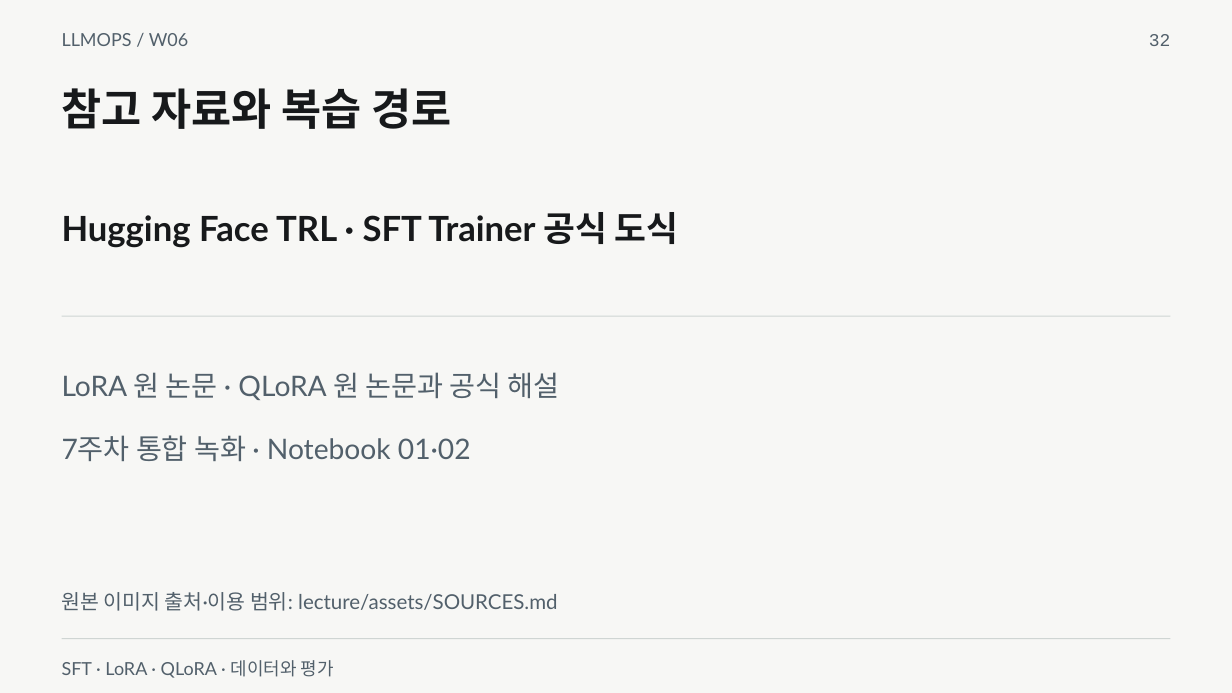
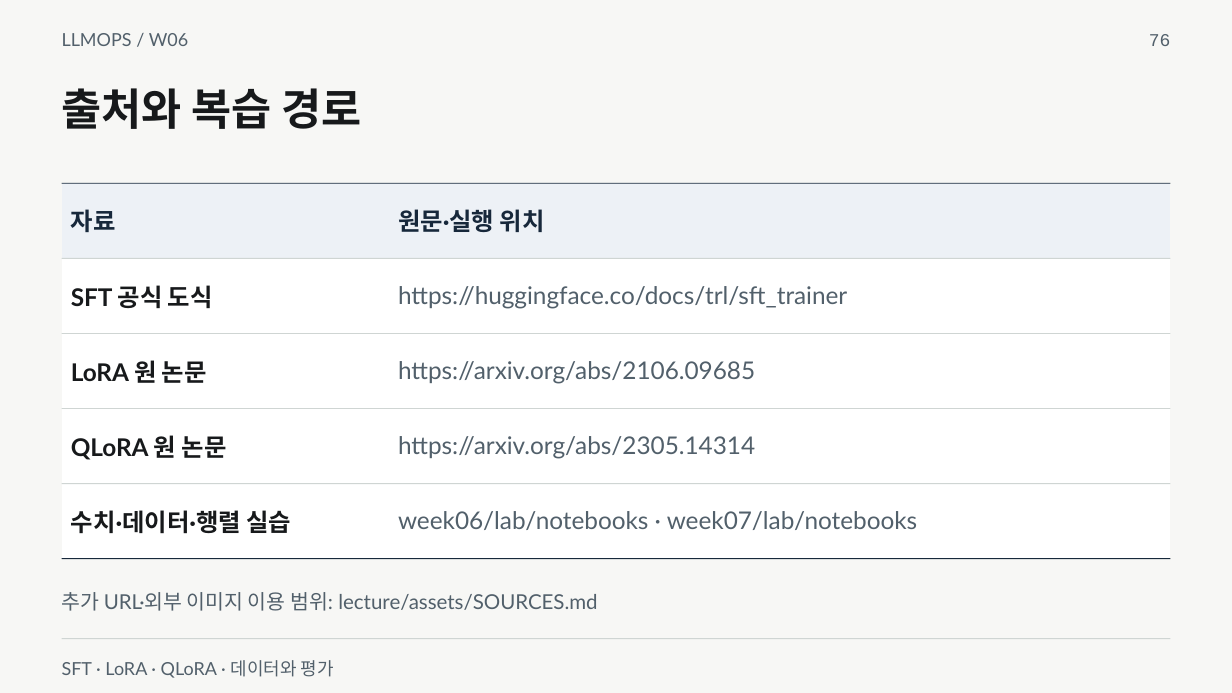
Before and after one commit to smilesjcha/llmops-16week, a slide deck: slide 76 of week06/lecture/06_week6_sft_lora_reference.pptx (slide 32 before the commit). Drawn at 1232x693 pixels with LibreOffice and Linux fonts; fonts in the diff are those of the drawing. Boxes give left, top, right and bottom in pixels: in the first picture for what was removed or moved away, otherwise in the second. Text is boxed around its words. In the diff, an @@ line names an element or a change of style, - is before the commit and + after.

Commit message:
Expand Week06 to 76 slides with worked loss and quantization labs

```diff
--- a/week06/lecture/06_week6_sft_lora_reference.pptx
+++ b/week06/lecture/06_week6_sft_lora_reference.pptx
@@ text at (1149, 34, 1171, 46): text changed @@
-32
+76
@@ text at (62, 88, 362, 129): text changed @@
-참고 자료와 복습 경로
+출처와 복습 경로
@@ table added at (62, 183, 1171, 558), 5 rows, 2 columns @@
+자료 | 원문·실행 위치
+SFT 공식 도식 | https://huggingface.co/docs/trl/sft_trainer
+LoRA 원 논문 | https://arxiv.org/abs/2106.09685
+QLoRA 원 논문 | https://arxiv.org/abs/2305.14314
+수치·데이터·행렬 실습 | week06/lab/notebooks · week07/lab/notebooks
@@ rectangle added at (62, 183, 1171, 184), fill #17283B @@
@@ text removed at (62, 212, 679, 248) @@
-Hugging Face TRL · SFT Trainer 공식 도식
@@ rectangle added at (62, 258, 1171, 259), fill #CFD5D3 @@
@@ rectangle: place and size @@
-rectangle at (62, 316, 1171, 317)
+rectangle at (62, 333, 1171, 334)
@@ text removed at (62, 372, 560, 400) @@
-LoRA 원 논문 · QLoRA 원 논문과 공식 해설
@@ rectangle added at (62, 409, 1171, 409), fill #CFD5D3 @@
@@ text removed at (62, 435, 471, 461) @@
-7주차 통합 녹화 · Notebook 01·02
@@ rectangle added at (62, 483, 1171, 484), fill #CFD5D3 @@
@@ rectangle added at (62, 558, 1171, 559), fill #17283B @@
@@ text at (62, 592, 597, 611): text changed @@
-원본 이미지 출처·이용 범위: lecture/assets/SOURCES.md
+추가 URL·외부 이미지 이용 범위: lecture/assets/SOURCES.md
```
Also in this commit, not shown: 31 other slides changed, 44 slides added, 18 other files.
